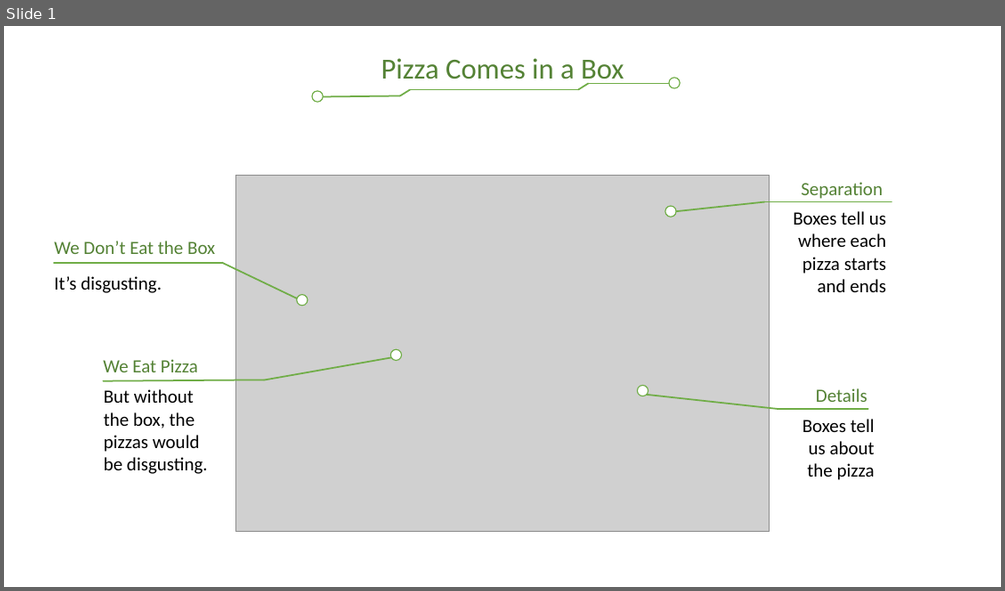
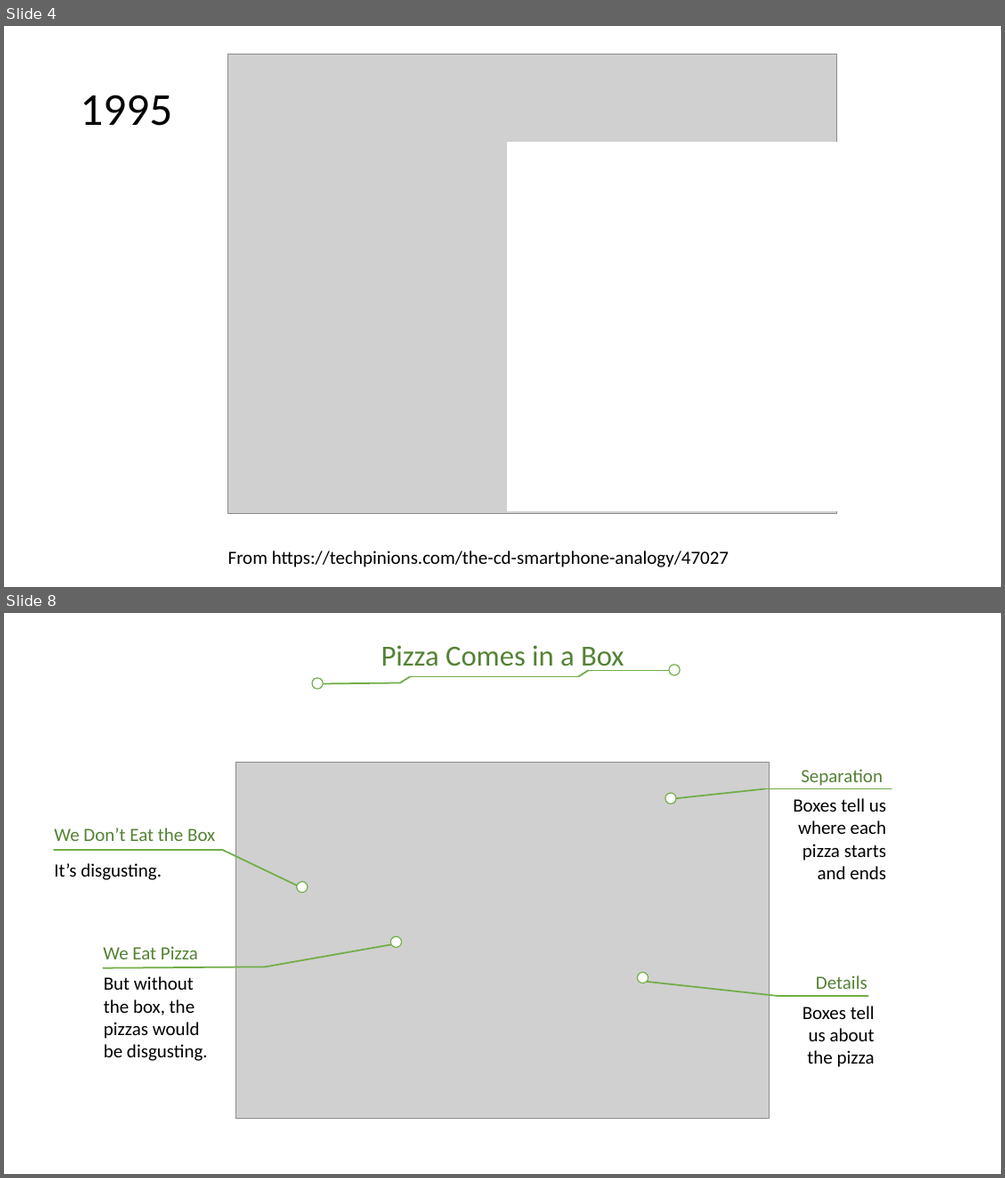
Before and after one commit to CS3550/Fall2020, a slide deck: Network Parts and Terms.pptx. Shown one above the other, each under a label of ours: slide 1 before the commit, slides 4 and 8 after it; the slides between them are not shown. The pictures are 1005x591 and 1005x1178 pixels, drawn with LibreOffice and Linux fonts; fonts in the diff are those of the drawing; grey boxes stand for pictures; background and template pictures are left out. Boxes give left, top, right and bottom in pixels: in the first picture for what was removed or moved away, otherwise in the second. Text is boxed around its words. In the diff, an @@ line names an element or a change of style, - is before the commit and + after.

```diff
--- a/Network Parts and Terms.pptx
+++ b/Network Parts and Terms.pptx
@@ slide 4 added at bbox=[4, 26, 1001, 587], background #FFFFFF @@
@@ picture added at bbox=[228, 54, 837, 513] @@
@@ title added at bbox=[80, 95, 172, 126], 44 pt, text #000000 @@
+1995
@@ rectangle added at bbox=[508, 143, 862, 511], fill #FFFFFF, outline #FFFFFF 1 pt @@
@@ text added at bbox=[228, 550, 728, 567], 18 pt, text #000000 @@
+From https://techpinions.com/the-cd-smartphone-analogy/47027
@@ what was slide 1 is now slide 8 @@
```
Also in this commit, not shown: 6 other slides added.
